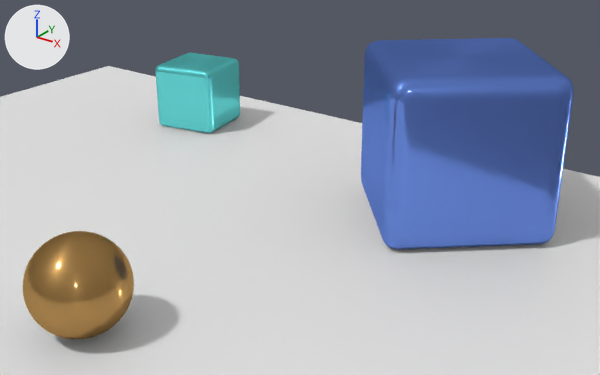
An edit to the Blender file image_generation/create_scene.blend, drawn before and after from the same camera.
One viewpoint serves both versions: a 50 mm lens placed at (4.81, -3.65, 3.11), pointed at (1.17, 1.41, 0.38). Every picture has the same lights, and +X, +Y and +Z are marked at upper left.

Names of what the first picture shows: 'Plane', 'SmoothCube_v2_0', 'SmoothCube_v2_1', 'Sphere_0'.
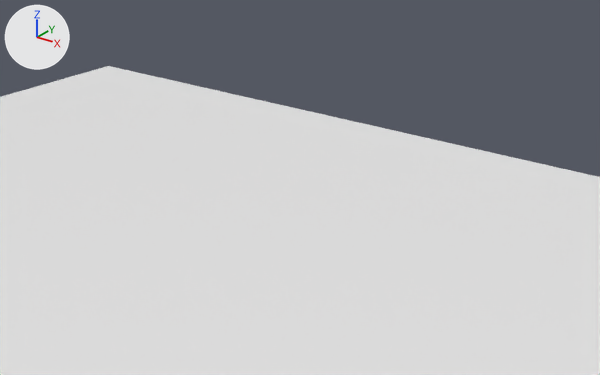
Boxes [x1, y1, x2, y2] around the edits, measured in the pictures (600 x 375 px):
'SmoothCube_v2_0', deleted: before [361, 38, 574, 249]
'Sphere_0', deleted: before [23, 231, 134, 339]
'SmoothCube_v2_1', deleted: before [155, 53, 240, 133]

Diff of the bpy script that builds the scene:
```diff
--- a/image_generation/create_scene.blend.py
+++ b/image_generation/create_scene.blend.py
@@ ob_smoothcube_v2_0 @@
-ob_smoothcube_v2_0 = bpy.data.objects.new('SmoothCube_v2_0', me_cube_010)
-ob_smoothcube_v2_0.location = (2.051, 2.402, 0.7)
-ob_smoothcube_v2_0.rotation_euler = (0.0, 0.0, 91.81)  # degrees (0, 0, 220)
-ob_smoothcube_v2_0.scale = (0.7, 0.7, 0.7)
@@ ob_sphere_0 @@
-ob_sphere_0 = bpy.data.objects.new('Sphere_0', me_icosphere_010)
-ob_sphere_0.location = (0.881, -0.661, 0.35)
-ob_sphere_0.rotation_euler = (0.0, 0.0, 346.0)  # degrees (0, 0, 24)
-ob_sphere_0.scale = (0.35, 0.35, 0.35)
@@ ob_smoothcube_v2_1 @@
-ob_smoothcube_v2_1 = bpy.data.objects.new('SmoothCube_v2_1', me_cube_011)
-ob_smoothcube_v2_1.location = (-1.356, 2.975, 0.35)
-ob_smoothcube_v2_1.rotation_euler = (0.0, 0.0, 259.4)  # degrees (0, 0, 103)
-ob_smoothcube_v2_1.scale = (0.35, 0.35, 0.35)
```
